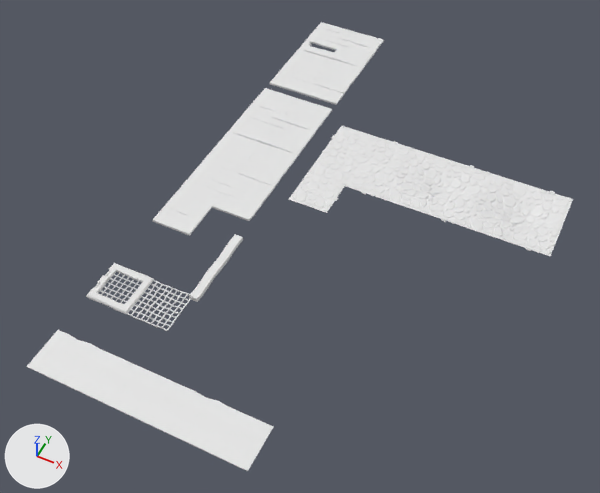
One commit to the FBX model Assets/Art/Models/Environment/Architecture/Floors.fbx: the scene before it, then after it.
Before and after are seen from a 50 mm camera at (-7.03, -5.83, 13.9) aimed at (-12.81, 5.72, -0.54). Every picture has the same lights, and +X, +Y and +Z are marked at lower left. Materials are left out; every surface is plain grey. Where no turn or scale is listed for an object, it has been applied to the vertices.

The scene before the commit, as lines of its bpy script (objects in view):
```python
me_floorstone2x2_001 = bpy.data.meshes.new('FloorStone2x2.001')
me_floorstone2x2_001.from_pydata(...)  # 984 vertices, 585 faces; spans x -1.04..1.0, y -1.04..1.04, z -0.01..0.02
me_floorstone2x2_001.materials.append(mat_imphenziapixpal)
me_floorstone2x2uneven1_001 = bpy.data.meshes.new('FloorStone2x2Uneven1.001')
me_floorstone2x2uneven1_001.from_pydata(...)  # 1005 vertices, 600 faces; spans x -1.04..1.0, y -1.04..1.04, z -0.2..0.03
me_floorstone2x2uneven1_001.materials.append(mat_imphenziapixpal)
me_floorstone2x2uneven2_001 = bpy.data.meshes.new('FloorStone2x2Uneven2.001')
me_floorstone2x2uneven2_001.from_pydata(...)  # 1005 vertices, 600 faces; spans x -1.04..1.0, y -1.04..1.04, z -0.31..0.04
me_floorstone2x2uneven2_001.materials.append(mat_imphenziapixpal)
ob_floorstone2x2 = bpy.data.objects.new('FloorStone2x2', me_floorstone2x2_001)
ob_floorstone2x2.location = (-12.5, 8.5, 0.0)
ob_floorstone2x2uneven1 = bpy.data.objects.new('FloorStone2x2Uneven1', me_floorstone2x2uneven1_001)
ob_floorstone2x2uneven1.location = (-10.5, 8.5, 0.0)
ob_floorstone2x2uneven2 = bpy.data.objects.new('FloorStone2x2Uneven2', me_floorstone2x2uneven2_001)
ob_floorstone2x2uneven2.location = (-8.5, 8.5, 0.0)
# also in view: 'FloorWood2x2Broken2' at (-15.0, 12.5, -0.03); 'FloorWoodSupport' at (-14.0, 4.0, -0.1); 'MetalGratingHatch' at (-15.5, 2.5, 0.0); 'FloorStone1x1' at (-12.99, 7.0, 0.01); 'FloorMetalGrating' at (-14.5, 2.5, -0.02)
```
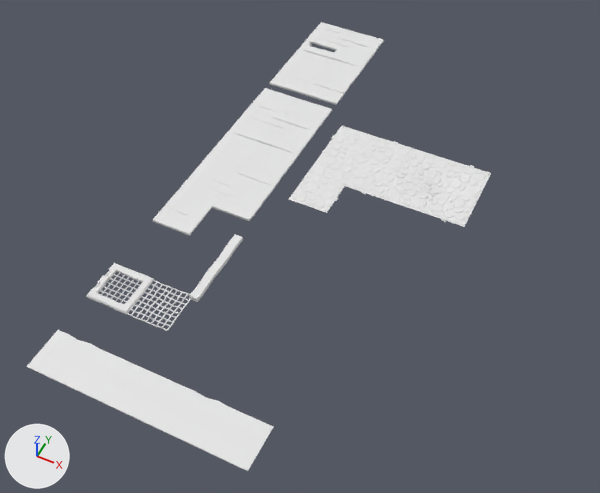
Boxes (x1, y1, x2, y2) around the edits, measured in the pictures (600 x 493 px):
```json
{"object": "FloorStone2x2Uneven2", "change": "deleted", "before": [465, 173, 573, 256]}
```

Edits to the scene script, one JSON object a line:
```json
{"op": "remove", "block": "ob_floorstone2x2uneven2", "code": ["ob_floorstone2x2uneven2 = bpy.data.objects.new('FloorStone2x2Uneven2', me_floorstone2x2uneven2_001)", "ob_floorstone2x2uneven2.location = (-8.5, 8.5, 0.0)"]}
```
